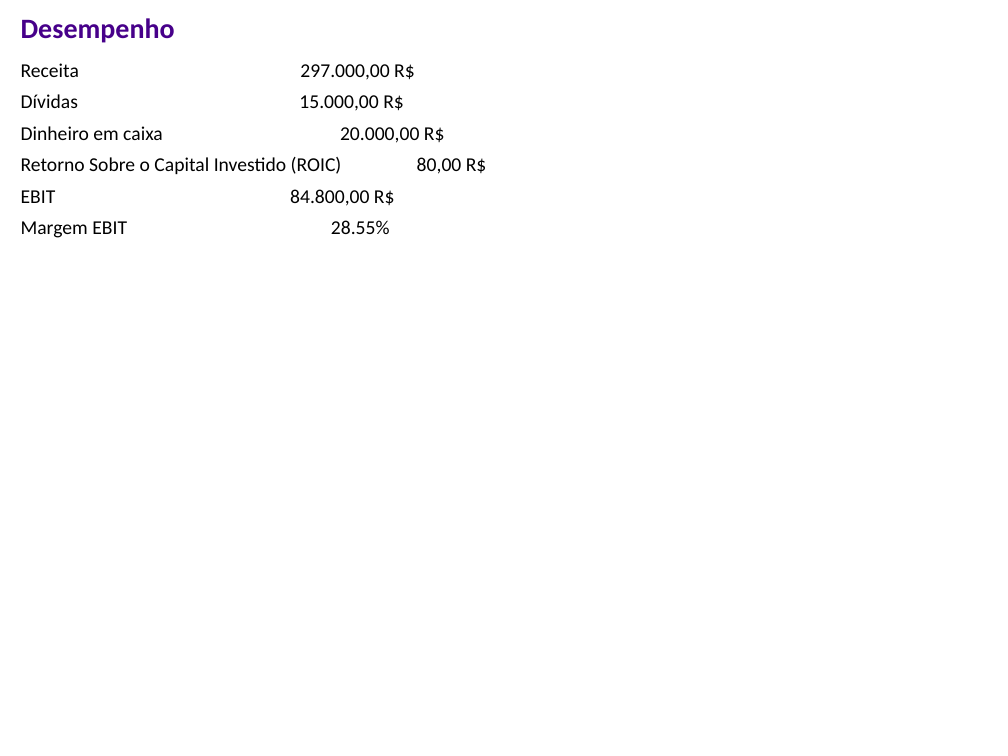
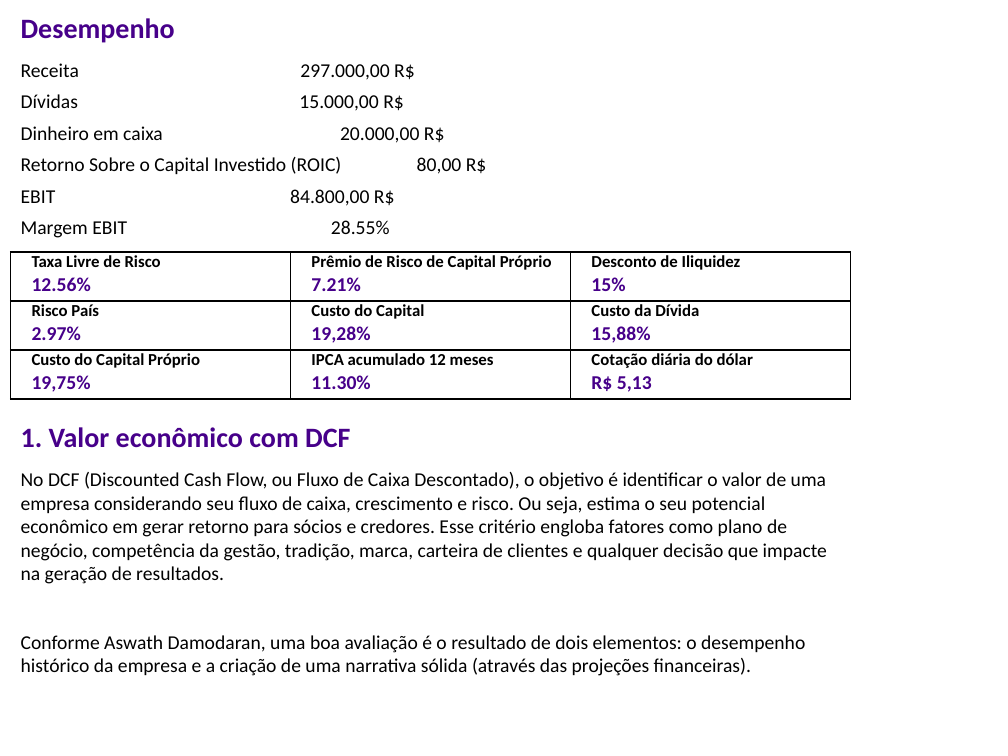
Before and after one commit to mohsinlodhi4/html2ppt, a slide deck: slide 2 of v2/slide.pptx. Drawn at 1008x756 pixels with LibreOffice and Linux fonts; fonts in the diff are those of the drawing. Boxes give left, top, right and bottom in pixels: in the first picture for what was removed or moved away, otherwise in the second. Text is boxed around its words. In the diff, an @@ line names an element or a change of style, - is before the commit and + after.

```diff
--- a/v2/slide.pptx
+++ b/v2/slide.pptx
@@ table added at (10,252,851,396), 3 rows, 3 columns @@
+Taxa Livre de Risco 12.56% | Prêmio de Risco de Capital Próprio 7.21% | Desconto de Iliquidez 15%
+Risco País 2.97% | Custo do Capital 19,28% | Custo da Dívida 15,88%
+Custo do Capital Próprio 19,75% | IPCA acumulado 12 meses 11.30% | Cotação diária do dólar R$ 5,13
@@ text added at (21,427,350,448), 20 pt, text #47008A, bold @@
+1. Valor econômico com DCF
@@ text added at (21,472,827,584), 14 pt, text #000000 @@
+No DCF (Discounted Cash Flow, ou Fluxo de Caixa Descontado), o objetivo é identificar o valor de uma empresa considerando seu fluxo de caixa, crescimento e risco. Ou seja, estima o seu potencial econômico em gerar retorno para sócios e credores. Esse critério engloba fatores como plano de negócio, competência da gestão, tradição, marca, carteira de clientes e qualquer decisão que impacte na geração de resultados.
@@ text added at (21,635,805,676), 14 pt, text #000000 @@
+Conforme Aswath Damodaran, uma boa avaliação é o resultado de dois elementos: o desempenho histórico da empresa e a criação de uma narrativa sólida (através das projeções financeiras).
```
Also in this commit, not shown: 1 other slide changed, 1 slide added, 14 other files.
